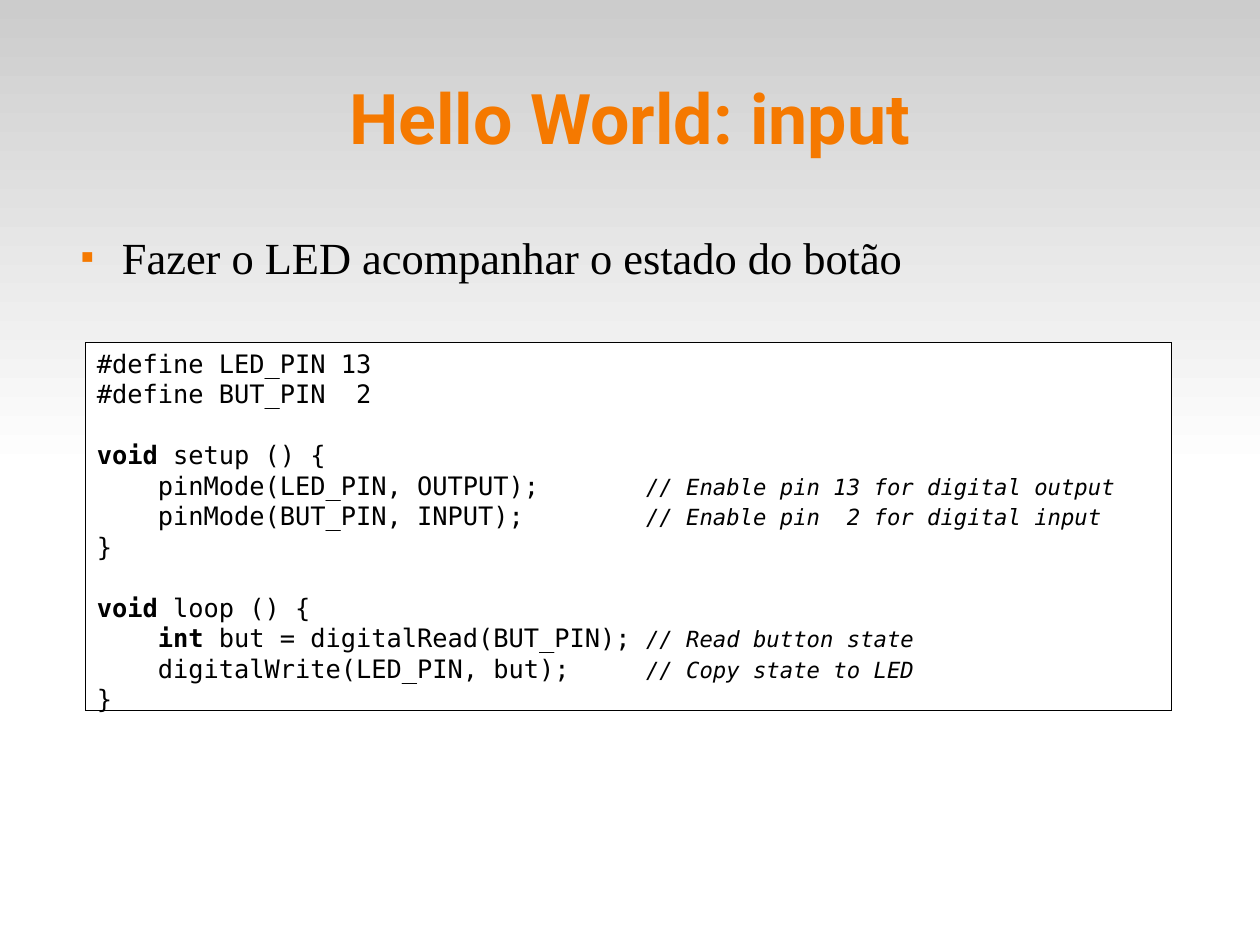
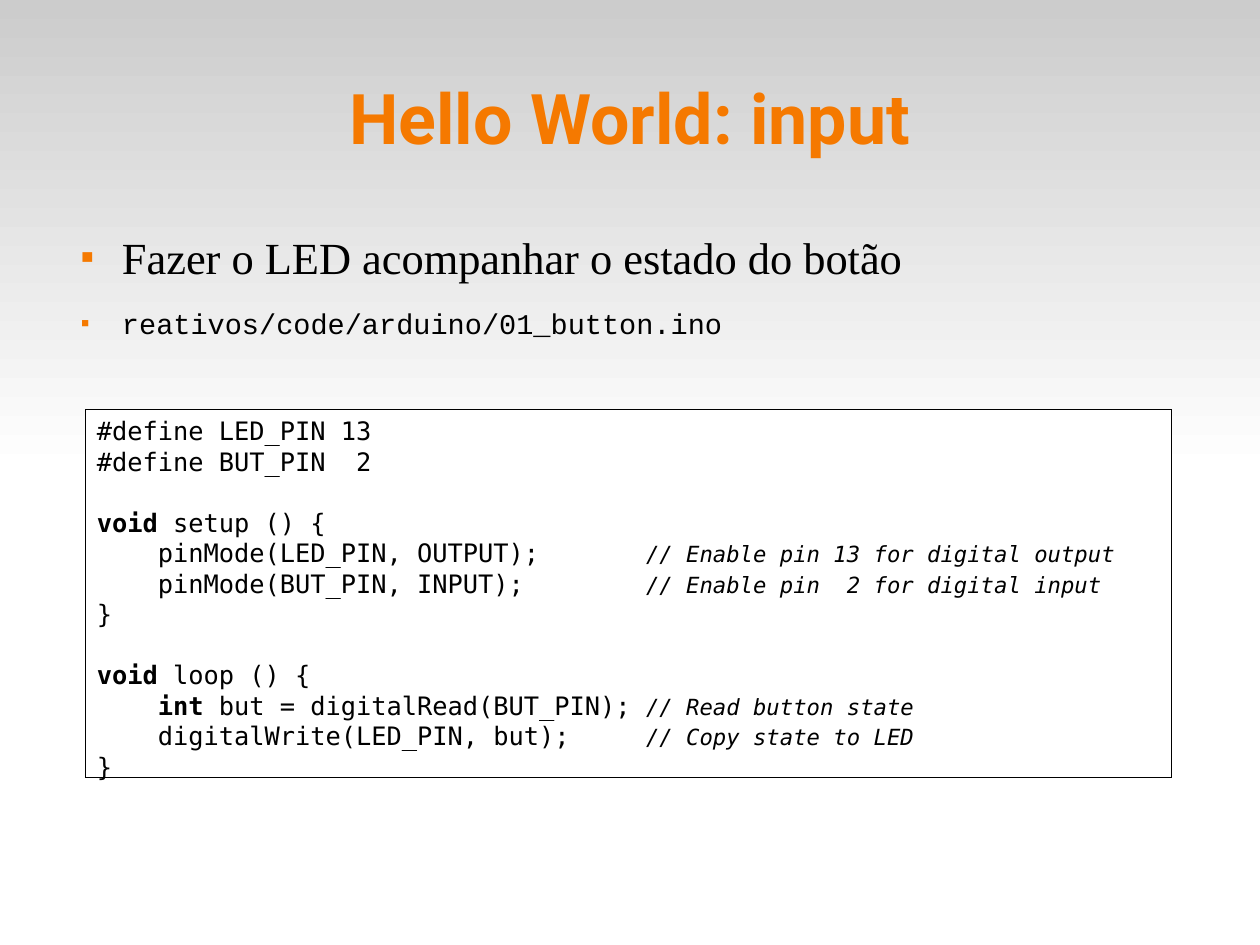
Before and after one commit to fsantanna-uerj/reativos, a slide deck: slide 4 of slides/02_arduino.odp. Drawn at 1260x945 pixels with LibreOffice and Linux fonts; fonts in the diff are those of the drawing. Boxes give left, top, right and bottom in pixels: in the first picture for what was removed or moved away, otherwise in the second. Text is boxed around its words. In the diff, an @@ line names an element or a change of style, - is before the commit and + after.

```diff
--- a/slides/02_arduino.odp
+++ b/slides/02_arduino.odp
@@ text at box(122, 314, 722, 337): paragraph added @@
+■ reativos/code/arduino/01_button.ino
@@ rectangle "#define LED_PIN 13": place and size @@
-rectangle "#define LED_PIN 13" at box(86, 343, 1172, 711)
+rectangle "#define LED_PIN 13" at box(86, 410, 1172, 779)
```
Also in this commit, not shown: 3 other slides changed, 1 slide added, 4 other files.
